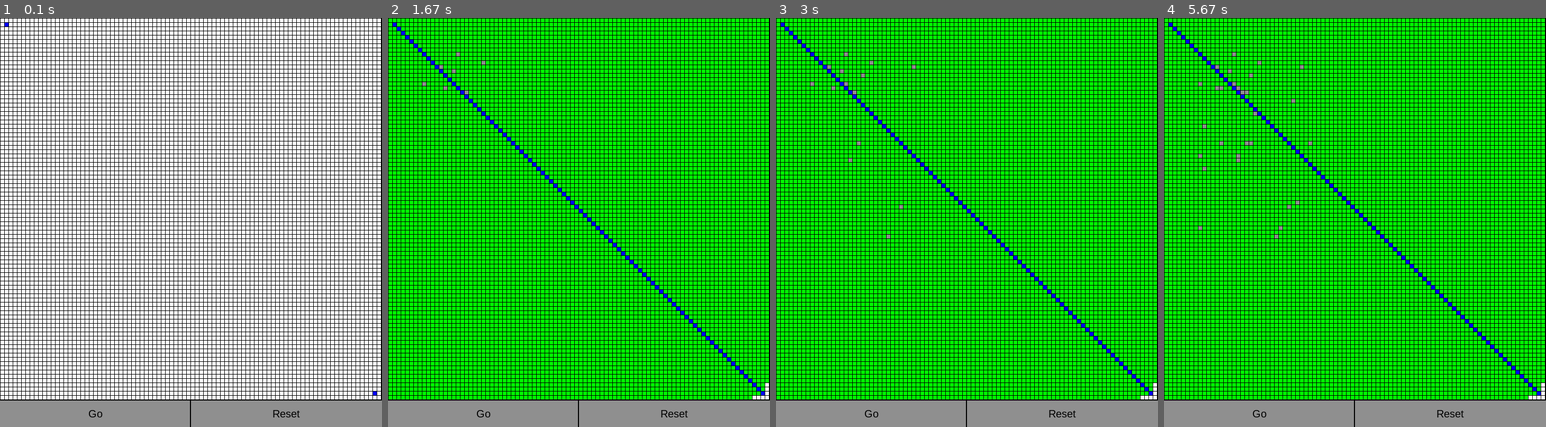
Above: before the commit, frames 1-4 (left to right).
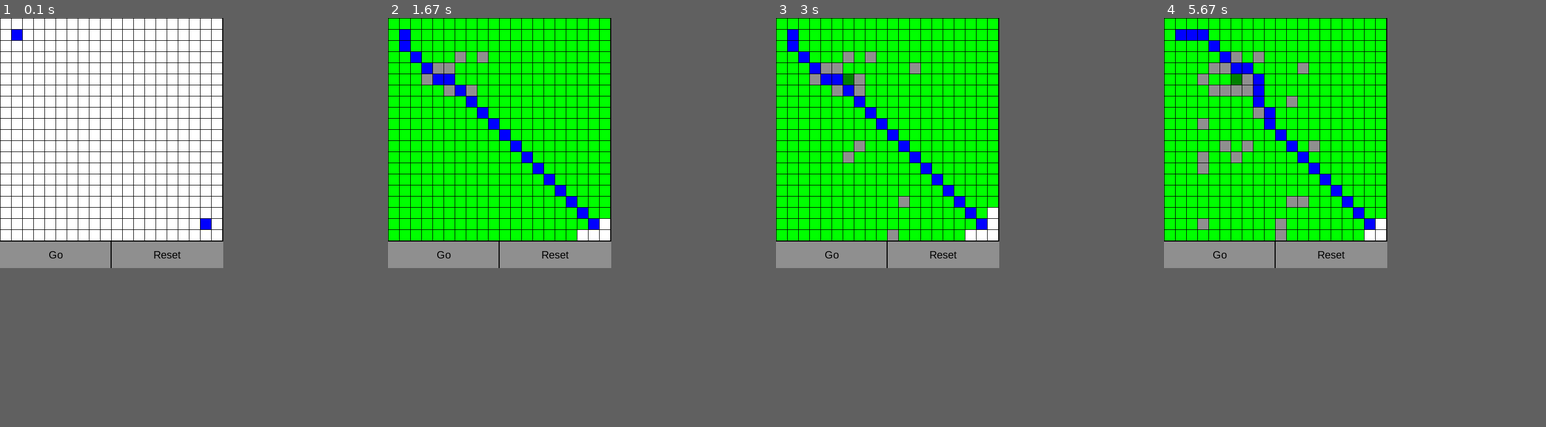
Above: after the commit, the same moments.

Repository: ChrisKneller/pygame-pathfinder
Game: pygame game, started from grid.py
The game is run twice, just before and just after one commit, with the same random seed, the same clock (stepped at 60 frames per second) and the same inputs.
Inputs (mouse positions are in pixels of both pictures, inside the frame that each line leads up to):
- Up to frame 1 (0.1 s): no input
- Up to frame 2 (1.67 s): click "Go" at 0.38 s; press the mouse at (426, 83) at 0.7 s; move the mouse to (441, 67) at 0.8 s; release the mouse at (456, 54) at 0.93 s; press the mouse at (426, 83) at 1.03 s; move the mouse to (445, 87) at 1.13 s; release the mouse at (468, 91) at 1.27 s; press the mouse at (426, 83) at 1.37 s; move the mouse to (452, 71) at 1.47 s; release the mouse at (483, 62) at 1.6 s
- Up to frame 3 (3 s): press the mouse at (814, 83) at 1.7 s; move the mouse to (852, 161) at 1.8 s; release the mouse at (890, 234) at 1.93 s; press the mouse at (814, 83) at 2.03 s; move the mouse to (860, 75) at 2.13 s; release the mouse at (909, 67) at 2.27 s; press the mouse at (814, 83) at 2.37 s; move the mouse to (856, 144) at 2.47 s; release the mouse at (902, 206) at 2.6 s; hold Ctrl from 2.67 s (still down); click (844, 83) at 2.75 s
- Up to frame 4 (5.67 s): release Ctrl at 3.13 s; press the mouse at (1202, 83) at 3.2 s; move the mouse to (1248, 91) at 3.3 s; release the mouse at (1293, 99) at 3.43 s; press the mouse at (1202, 83) at 3.53 s; move the mouse to (1240, 157) at 3.63 s; release the mouse at (1278, 226) at 3.77 s; press the mouse at (1202, 83) at 3.87 s; move the mouse to (1198, 152) at 3.97 s; release the mouse at (1198, 226) at 4.1 s; press the mouse at (1202, 83) at 4.2 s; move the mouse to (1202, 128) at 4.3 s; release the mouse at (1206, 169) at 4.43 s; press the mouse at (1202, 83) at 4.53 s; move the mouse to (1255, 112) at 4.63 s; release the mouse at (1309, 140) at 4.77 s; press the mouse at (1202, 83) at 4.87 s; move the mouse to (1248, 140) at 4.97 s; release the mouse at (1297, 202) at 5.1 s; press the mouse at (1202, 83) at 5.2 s; move the mouse to (1217, 87) at 5.3 s; release the mouse at (1236, 87) at 5.43 s; press the mouse at (1202, 83) at 5.53 s; move the mouse to (1221, 140) at 5.63 s
In our replay, the window is 722x772 before the commit and 422x472 after it. These sizes can differ from the game's own. Grey fills any space a smaller window leaves; there, only what the larger window draws over its background counts as a difference.

The runs differ from the first frame. In frame 1, 33% of the frame differs, in the area x 0-100%, y 0-100%; in frame 2, 35%; in frame 3, 35%; in frame 4, 36%.

Commit message:
Added option to input sticky mud with CTRL modifier

Diff:
--- a/grid.py
+++ b/grid.py
@@ -8,8 +8,12 @@
 GREEN = (0, 255, 0)
 RED = (255, 0, 0)
 BLUE = (0, 0, 255)
-WALL = (143,143,143)
-
+WALL = (143, 143, 143)
+BROWN = (186, 127, 50)
+DARK_GREEN = (0, 128, 0)
+DARK_BLUE = (0, 0, 128)
+
+MUD_MODIFIER = 2
 
 # For creating buttons
 class button():
@@ -42,7 +46,7 @@
         return False
 
 # This sets the WIDTH and HEIGHT of each grid location
-WIDTH = 7
+WIDTH = 20
 HEIGHT = WIDTH # so they are squares
 BUTTON_HEIGHT = 50
 
@@ -51,7 +55,7 @@
 
 # Create a 2 dimensional array (a list of lists)
 grid = []
-ROWS = 90
+ROWS = 20
 for row in range(ROWS):
     # Add an empty array that will hold each cell
     grid.append([])
@@ -103,6 +107,9 @@
 
         elif event.type == pygame.MOUSEBUTTONDOWN:
             pos = pygame.mouse.get_pos()
+
+            # find out which keys have been pressed
+            pressed = pygame.key.get_pressed()
 
             # If click is inside grid
             if pos[1] <= SCREEN_WIDTH-1:
@@ -115,19 +122,28 @@
                 elif (row,column) == END_POINT:
                     drag_end_point = True
                 else:
+                    # Add walls ("W") or sticky mud patches ("M")
                     cell_updated = grid[row][column]
-                    grid[row][column] = 'W'
+                    if pressed[pygame.K_LCTRL]:
+                        if grid[row][column] == 'V':
+                            grid[row][column] = 'VM'
+                        elif grid[row][column] == 'X':
+                            grid[row][column] = 'XM'
+                        else:
+                            grid[row][column] = 'M'
+                    else:
+                        grid[row][column] = 'W'
                     mouse_drag = True
+                    # pygame.display.flip()
+                    # time.sleep(1)
                     if algorithm_run and cell_updated != 'V':
                         path_found = update_path()
 
             # When the Go button is clicked
             elif goButton.isOver(pos):
-                for row in range(ROWS):
-                    for column in range(ROWS):
-                        if (row,column) != START_POINT and (row,column) != END_POINT and grid[row][column] != 'W':
-                            grid[row][column] = 0
+                clear_visited()
                 update_gui(draw_background=False, draw_buttons=False)
+                pygame.display.flip()
                 path_found = path_finder(grid, START_POINT, END_POINT)
                 grid[START_POINT[0]][START_POINT[1]] = 'S'
                 algorithm_run = True
@@ -158,13 +174,33 @@
                 mouse_drag = False
                 continue
 
-            # Build walls
+            # Add walls ("W") or sticky mud patches ("M")
             if mouse_drag == True:
-                if (row,column) != START_POINT and (row,column) != END_POINT:
-                    cell_updated = grid[row][column]
+                cell_updated = grid[row][column]
+                if pressed[pygame.K_LCTRL]:
+                    if grid[row][column] == 'V':
+                        grid[row][column] = 'VM'
+                    elif grid[row][column] == 'X':
+                        grid[row][column] = 'XM'
+                    else:
+                        grid[row][column] = 'M'
+                else:
                     grid[row][column] = 'W'
-                    if algorithm_run and cell_updated == 'X':
-                        path_found = update_path()
+                if algorithm_run and cell_updated != 'V':
+                    path_found = update_path()
+                # if (row,column) != START_POINT and (row,column) != END_POINT:
+                #     cell_updated = grid[row][column]
+                #     if pressed[pygame.K_LCTRL]:
+                #         if grid[row][column] == 'V':
+                #             grid[row][column] = 'VM'
+                #         elif grid[row][column] == 'X':
+                #             grid[row][column] = 'XM'
+                #         elif grid[row][column] != ('VM' or 'XM'):
+                #             grid[row][column] = 'M'
+                #     else:
+                #         grid[row][column] = 'W'
+                #     if algorithm_run and cell_updated != 'V':
+                #         path_found = update_path()
 
             # Move the start point
             elif drag_start_point == True:
@@ -188,11 +224,19 @@
 
     # Game logic
 
-    # Clear board, keeping start, end and wall nodes
+    # Clear board, keeping excluded nodes
     def clear_visited():
+        excluded_nodes = [START_POINT, END_POINT]
+        excluded_markers = ['W', 'M', 'VM', 'XM']
         for row in range(ROWS):
             for column in range(ROWS):
-                if (row,column) != START_POINT and (row,column) != END_POINT and grid[row][column] != 'W':
+                if grid[row][column] == "VM":
+                    grid[row][column] = "M"
+                elif grid[row][column] == "XM":
+                    grid[row][column] = "M"
+                elif grid[row][column] == "V":
+                    grid[row][column] = 0
+                elif (row,column) not in excluded_nodes and grid[row][column] not in excluded_markers:
                     grid[row][column] = 0
         update_gui(draw_background=False, draw_buttons=False)
 
@@ -258,17 +302,6 @@
                     ((max(0,current_node[0]-1),min(n,current_node[1]+1)),"x"),
                     ((max(0,current_node[0]-1),max(0,current_node[1]-1)),"x")
                 )
-            # for neighbour in neighbours:
-            #     neighbours_loop(
-            #         neighbour,
-            #         mazearr=mazearray,
-            #         visited_nodes=visited_nodes,
-            #         unvisited_nodes=unvisited_nodes,
-            #         queue=queue,
-            #         v_distances=v_distances,
-            #         current_node=current_node,
-            #         current_distance=current_distance,
-            #     )
 
             # Call to check neighbours of the current node
             for neighbour in neighbours:
@@ -293,16 +326,29 @@
 
             # Pygame part: visited nodes mark visited nodes as green
             if (current_node[0],current_node[1]) != start_point:
-                mazearray[current_node[0]][current_node[1]] = "V"
-                pygame.draw.rect(
-                    screen,
-                    GREEN,
-                    [
-                    (MARGIN + WIDTH) * current_node[1] + MARGIN,
-                    (MARGIN + HEIGHT) * current_node[0] + MARGIN,
-                    WIDTH,
-                    HEIGHT
-                    ]
+                if mazearray[current_node[0]][current_node[1]] == ("M" or "XM" or "VM"):
+                    mazearray[current_node[0]][current_node[1]] = "VM"
+                    pygame.draw.rect(
+                        screen,
+                        DARK_GREEN,
+                        [
+                        (MARGIN + WIDTH) * current_node[1] + MARGIN,
+                        (MARGIN + HEIGHT) * current_node[0] + MARGIN,
+                        WIDTH,
+                        HEIGHT
+                        ]
+                    )
+                else:
+                    mazearray[current_node[0]][current_node[1]] = "V"
+                    pygame.draw.rect(
+                        screen,
+                        GREEN,
+                        [
+                        (MARGIN + WIDTH) * current_node[1] + MARGIN,
+                        (MARGIN + HEIGHT) * current_node[0] + MARGIN,
+                        WIDTH,
+                        HEIGHT
+                        ]
                     )
                 # If we want to visualise it (rather than run instantly)
                 # then we update the grid with each loop
@@ -356,10 +402,14 @@
             visited_nodes.add(neighbour)
             unvisited_nodes.discard(neighbour)
         else:
+            if mazearr[neighbour[0]][neighbour[1]] == ('M' or 'VM' or 'XM'):
+                modifier = MUD_MODIFIER
+            else:
+                modifier = 1
             if ntype == "+":
-                queue.push(current_distance+1, neighbour)
+                queue.push(current_distance+(1*modifier), neighbour)
             elif ntype == "x":
-                queue.push(current_distance+(2**0.5), neighbour)
+                queue.push(current_distance+((2**0.5)*modifier), neighbour)
 
     # trace a path back from the end node to the start node after the algorithm has been run
     def trace_back(goal_node, start_node, v_distances, visited_nodes, n, mazearray, diags=False):
@@ -411,7 +461,10 @@
 
             # Pop the lowest value off; that is the next node in our path
             distance, smallest_neighbour = neighbour_distances.pop()
-            mazearray[smallest_neighbour[0]][smallest_neighbour[1]] = "X"
+            if mazearray[smallest_neighbour[0]][smallest_neighbour[1]] == ("VM" or "XM"):
+                mazearray[smallest_neighbour[0]][smallest_neighbour[1]] = "XM"
+            else:
+                mazearray[smallest_neighbour[0]][smallest_neighbour[1]] = "X"
             path.append(smallest_neighbour)
             current_node = smallest_neighbour
 
@@ -434,13 +487,20 @@
             # Draw the grid
             for row in range(ROWS):
                 for column in range(ROWS):
-                    color = WHITE
-                    if grid[row][column] == 'V':
+                    if grid[row][column] == 0:
+                        color = WHITE
+                    elif grid[row][column] == 'V':
                         color = GREEN
                     elif grid[row][column] == 'W':
                         color = WALL
+                    elif grid[row][column] == 'M':
+                        color = BROWN
+                    elif grid[row][column] == 'VM':
+                        color = DARK_GREEN
                     elif grid[row][column] == 'S' or grid[row][column] == 'E' or grid[row][column] == 'X':
                         color = BLUE
+                    elif grid[row][column] == 'XM':
+                        color = DARK_BLUE
                     pygame.draw.rect(
                         screen,
                         color,
